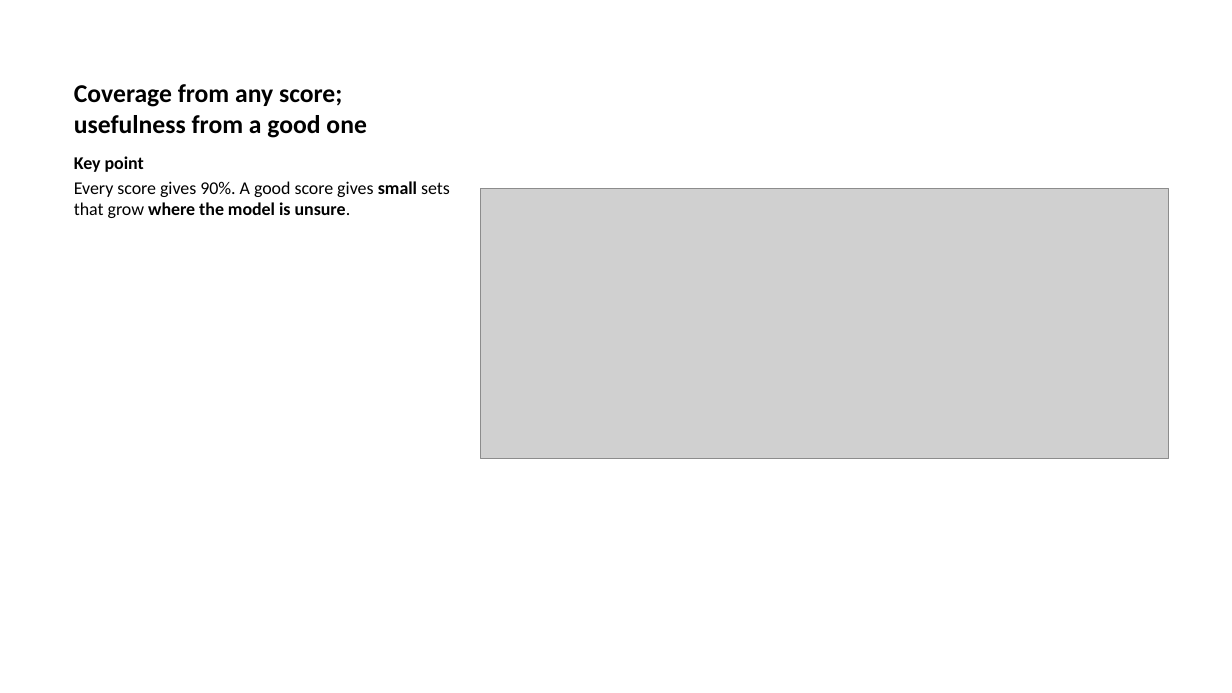
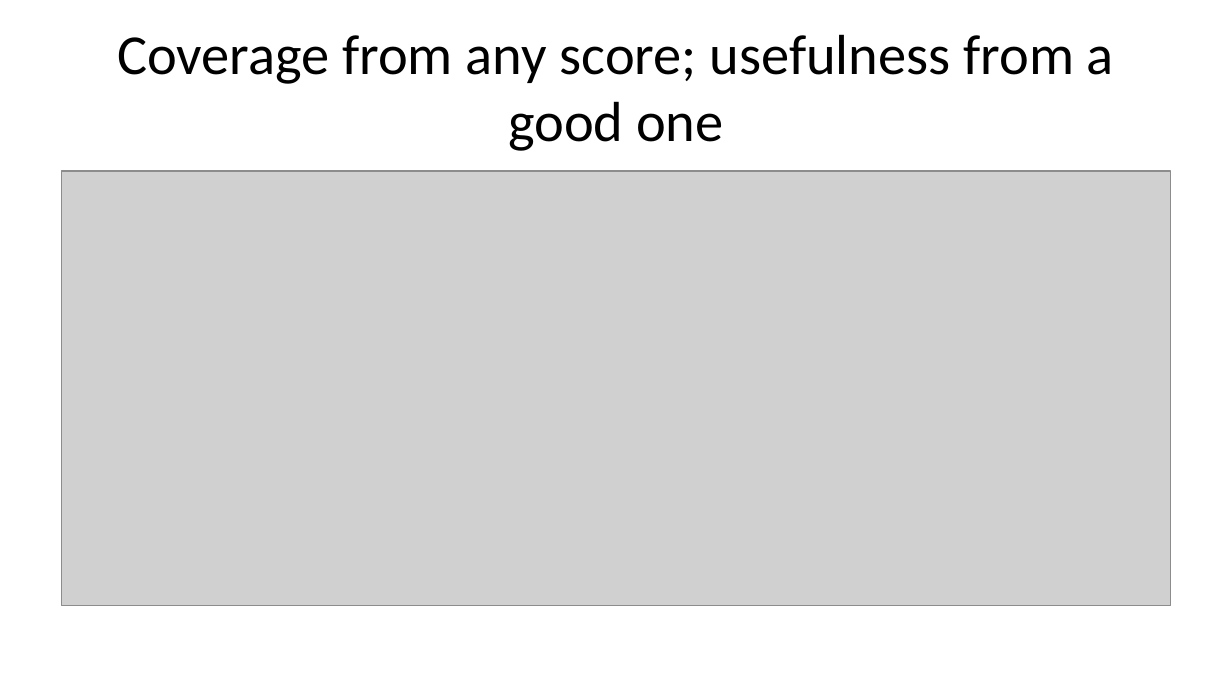
Before and after one commit to AmyRouillard/ml-foundations-mau-2026, a slide deck: slide 61 of ml-foundations.pptx (slide 66 before the commit). Drawn at 1232x693 pixels with LibreOffice and Linux fonts; fonts in the diff are those of the drawing; grey boxes stand for pictures. Boxes give left, top, right and bottom in pixels: in the first picture for what was removed or moved away, otherwise in the second. Text is boxed around its words. In the diff, an @@ line names an element or a change of style, - is before the commit and + after.

```diff
--- a/ml-foundations.pptx
+++ b/ml-foundations.pptx
@@ title "Coverage from any score; usefulness ..." at (117, 34, 1114, 151): size 15 to 33 pt, bold off; alignment left to centre; vertical alignment bottom to middle @@
@@ picture: place and size @@
-picture at (480, 188, 1168, 458)
+picture at (62, 171, 1170, 606)
@@ text removed at (74, 156, 450, 218) @@
-Key point
-Every score gives 90%. A good score gives small sets that grow where the model is unsure.
```
Also in this commit, not shown: 4 other slides changed, 8 slides removed, 12 other files.
